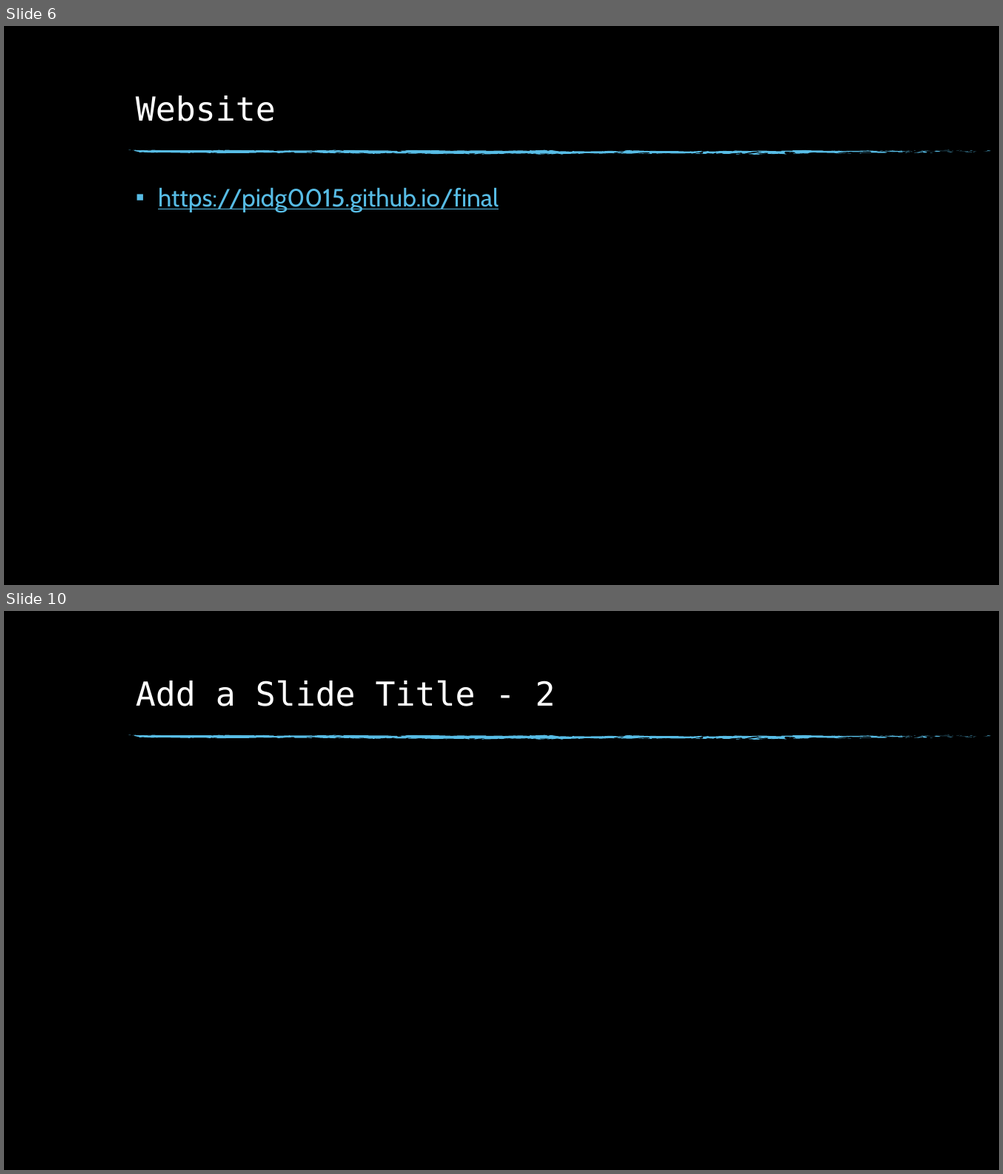
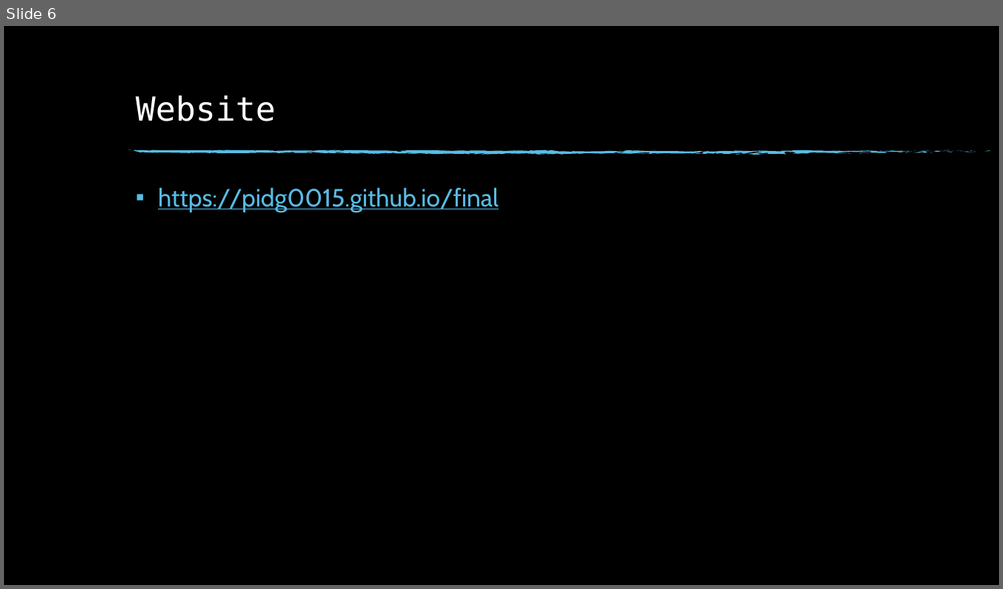
Before and after one commit to pidg0015/pidg0015.github.io, a slide deck: final/pidgeon_drew_final.pptx. Shown one above the other, each under a label of ours: slides 6 and 10 before the commit, slide 6 after it; the slides between them are not shown. The pictures are 1003x1174 and 1003x589 pixels, drawn with LibreOffice and Linux fonts; fonts in the diff are those of the drawing; background and template pictures are left out. Boxes give left, top, right and bottom in pixels: in the first picture for what was removed or moved away, otherwise in the second. Text is boxed around its words. In the diff, an @@ line names an element or a change of style, - is before the commit and + after.

```diff
--- a/final/pidgeon_drew_final.pptx
+++ b/final/pidgeon_drew_final.pptx
@@ slide 10 removed at bbox=[4, 611, 999, 1170], background picture (left out); not listed: 74 template elements that a slide beside it also shows @@
@@ title removed at bbox=[136, 680, 555, 706] @@
-Add a Slide Title - 2
```
Also in this commit, not shown: 7 other slides removed, 5 other files.
